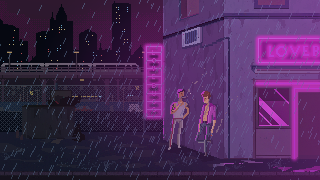
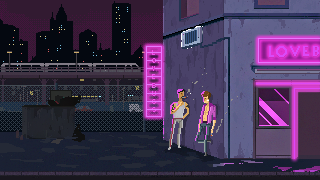
Before/after of a 320 × 180 layered artwork. What changed in the layer stack:
hid group "tag:foreground" (15 layers) over box(0, 0, 320, 180)
added group "act load:clickme" with 5 layers in group "tag:background" over box(181, 26, 203, 49)
added layer "idle" in group "act load:clickme" over box(181, 26, 203, 49)
added layer "clickarea" in group "act load:clickme" over box(182, 27, 203, 49)
painted on "foreground" over box(182, 27, 203, 49)
